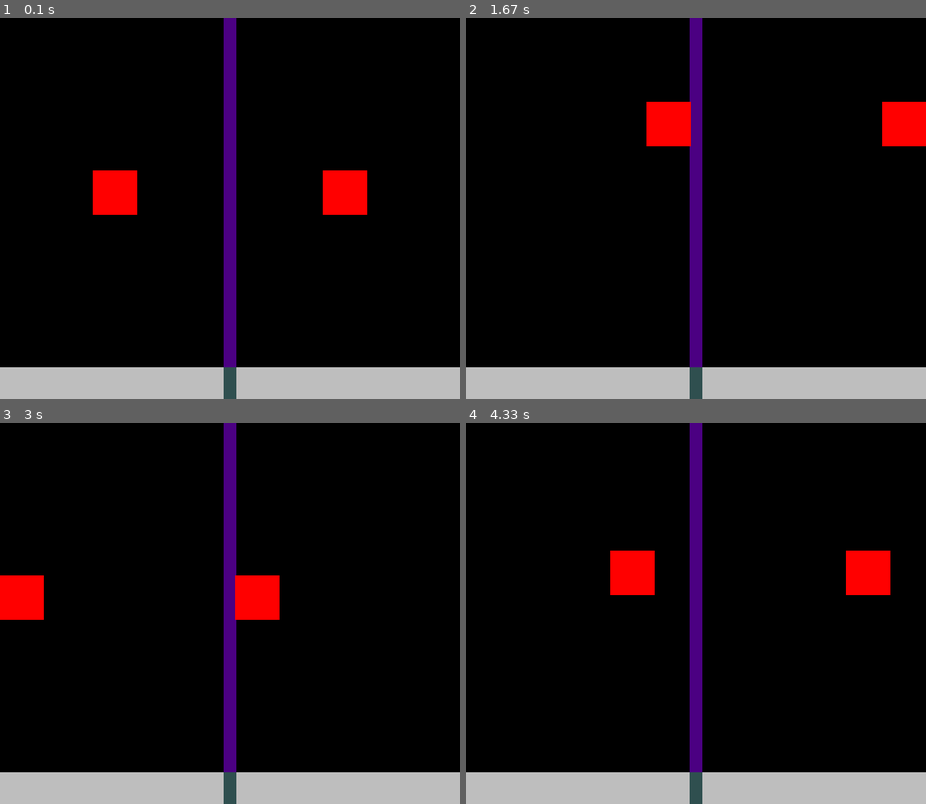
Above: before the commit, frames 1-4 (two rows, left to right).
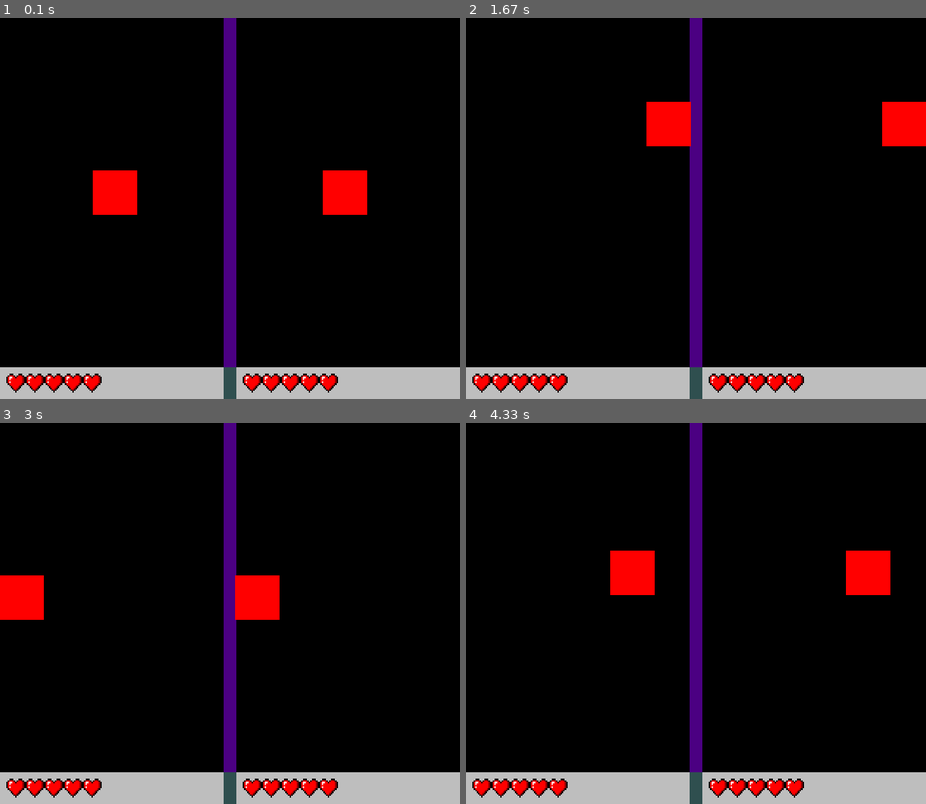
Above: after the commit, the same moments.

Repository: Codeit-Michael/Pygame-Space-Invader
Game: pygame game, started from main.py
Same seed, same stepped clock (60 frames per second), same inputs: the game is played once before the commit and once after it.
Inputs:
- Up to frame 1 (0.1 s): no input
- Up to frame 2 (1.67 s): hold Right 0.33-0.8 s; hold Up 0.83-1.13 s; hold W 0.83-1.13 s; hold Right 1.17-1.63 s; hold D 1.17-1.63 s
- Up to frame 3 (3 s): hold Left 1.67-2.2 s; hold A 1.67-2.2 s; hold Down 2.23-2.53 s; hold S 2.23-2.53 s; hold Left 2.57-2.97 s; hold A 2.57-2.97 s
- Up to frame 4 (4.33 s): hold Up 3-3.37 s; hold W 3-3.37 s; hold Right 3.4-4.03 s; hold D 3.4-4.03 s; hold Down from 4.07 s (still down); hold S from 4.07 s (still down)

The runs differ from the first frame. In frame 1, 1.4% of the frame differs, in the area x 1-74%, y 93-99%; in frame 2, 1.4%; in frame 3, 1.4%; in frame 4, 1.4%.

Commit message:
add nav and player lives

Diff:
--- a/game.py
+++ b/game.py
@@ -1,11 +1,21 @@
 import pygame
-from settings import WIDTH, HEIGHT, nav_thickness, border_thickness
+from settings import WIDTH, HEIGHT, border_thickness
 
 class Game:
+	def __init__(self, screen):
+		self.screen = screen
 
-	def show_life(self, screen):
-		nav = pygame.Rect(0, HEIGHT, WIDTH, nav_thickness)
-		nav_border = pygame.Rect((WIDTH // 2) - (border_thickness // 2), HEIGHT, border_thickness, nav_thickness)
+	def show_life(self, player):
+		life_size = 30
+		img_path = "assets/life/life.png"
+		life_image = pygame.image.load(img_path)
+		life_image = pygame.transform.scale(life_image, (life_size, life_size))
 
-		pygame.draw.rect(screen, pygame.Color("gray"), nav)
-		pygame.draw.rect(screen, pygame.Color("darkslategray"), nav_border)
+		if player.rect.x < WIDTH // 2:
+			life_x = border_thickness // 2
+		else:
+			life_x = WIDTH // 2 + border_thickness
+
+		for life in range(player.life):
+			self.screen.blit(life_image, (life_x, HEIGHT + (border_thickness // 2)))
+			life_x += life_size
--- a/player.py
+++ b/player.py
@@ -10,7 +10,7 @@
 
 		# player status
 		self.direction = pygame.math.Vector2(0, 0)
-		self.lives = 5
+		self.life = 5
 
 	def update(self, screen):
 		pygame.draw.rect(screen, self.color, self.rect)
--- a/world.py
+++ b/world.py
@@ -1,6 +1,6 @@
 import pygame
 from player import Player
-from settings import HEIGHT, WIDTH, player_size, border_thickness
+from settings import HEIGHT, WIDTH, player_size, border_thickness, nav_thickness
 from game import Game
 
 class World:
@@ -11,7 +11,8 @@
 
 		self.color = pygame.Color("indigo")
 		self.boundary = pygame.Rect(WIDTH // 2 - (border_thickness // 2), 0, border_thickness, HEIGHT)
-		self.game = Game()
+		self.players = pygame.sprite.Group()
+		self.game = Game(self.screen)
 
 		self._generate_world()
 
@@ -22,8 +23,16 @@
 		posA, posB = (player_x - center_size, player_y - center_size), ((player_x * 3) - center_size, player_y - center_size)
 		self.playerA = Player(posA, player_size)
 		self.playerB = Player(posB, player_size)
-		# self.players.add(playerA)
-		# self.players.add(playerB)
+
+	def add_additionals(self):
+		# add border
+		pygame.draw.rect(self.screen, self.color, self.boundary)
+
+		# add nav
+		nav = pygame.Rect(0, HEIGHT, WIDTH, nav_thickness)
+		nav_border = pygame.Rect((WIDTH // 2) - (border_thickness // 2), HEIGHT, border_thickness, nav_thickness)
+		pygame.draw.rect(self.screen, pygame.Color("gray"), nav)
+		pygame.draw.rect(self.screen, pygame.Color("darkslategray"), nav_border)
 
 	def _player_move(self):
 		keys = pygame.key.get_pressed()
@@ -56,7 +65,11 @@
 				self.playerB.rect.y += self.player_speed
 
 	def update(self):
-		pygame.draw.rect(self.screen, self.color, self.boundary)
-		self.game.show_life(self.screen)
+		# add border and nav
+		self.add_additionals()
+
 		self.playerA.update(self.screen)
+		self.game.show_life(self.playerA)
+
 		self.playerB.update(self.screen)
+		self.game.show_life(self.playerB)
Binary file added: assets/life/life.png
